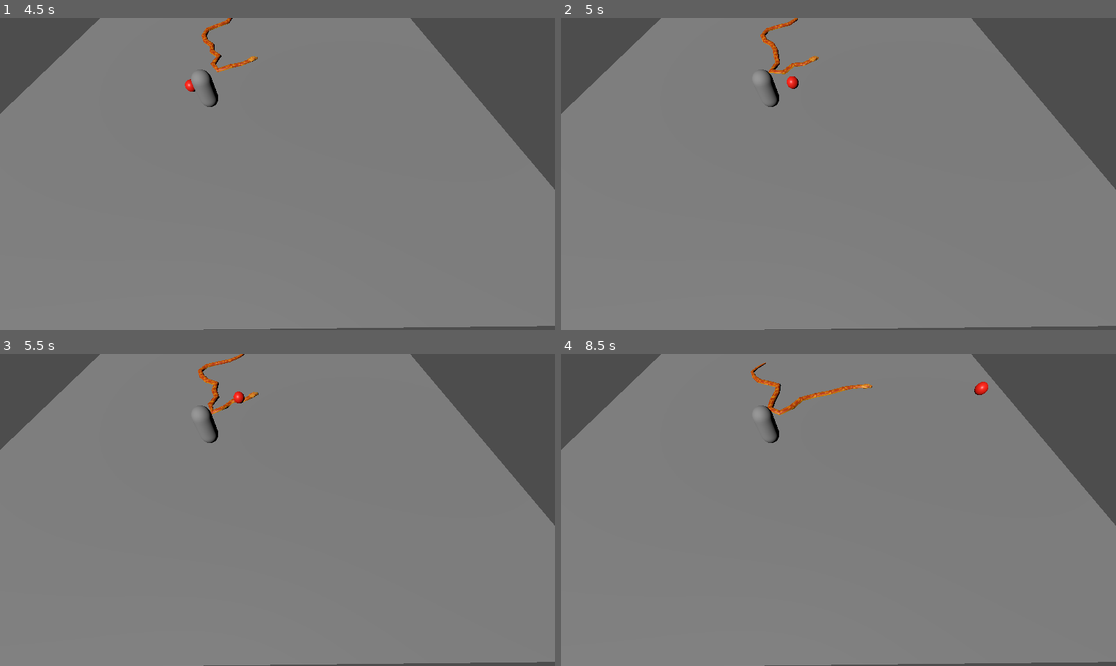
Above: before the commit, frames 1-4 (two rows, left to right).
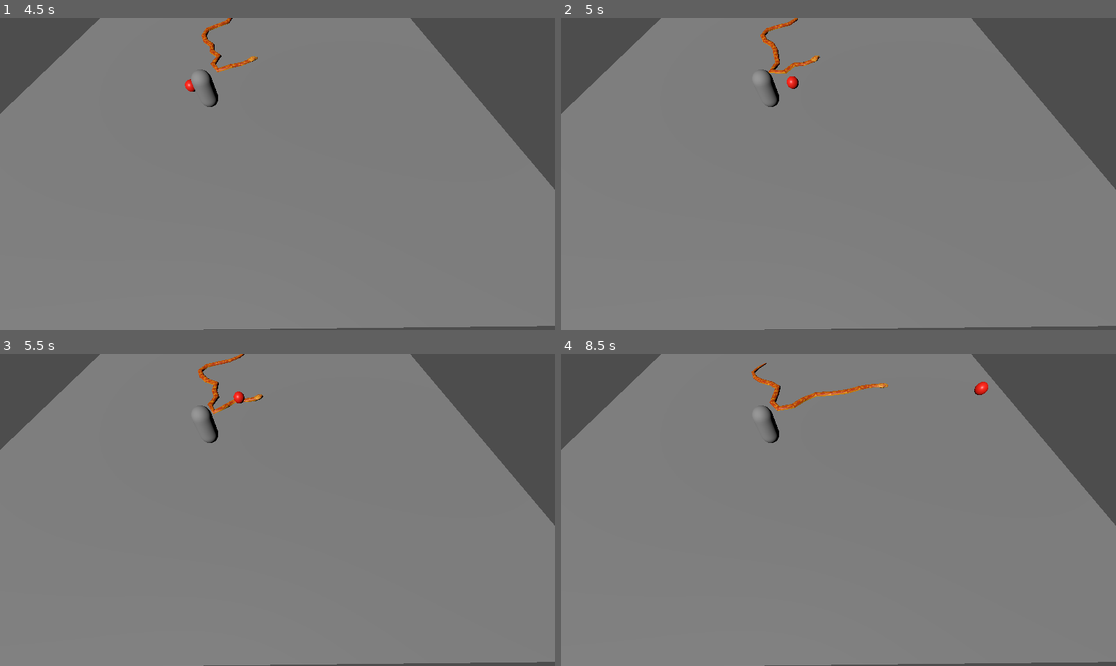
Above: after the commit, the same moments.

Repository: vrcdrafter/snake_run_3
Game: Godot game, scene res://test_arena.tscn
Two runs of this game, one before a commit and one after it. Both use one fixed random seed, a clock stepped at 60 frames per second and the inputs below.
Inputs:
- Up to frame 1 (4.5 s): hold W 0.53-2.03 s; hold A 2.03-3.53 s; hold S 3.53-4.28 s; hold D from 4.28 s (still down)
- Up to frame 2 (5 s): keep holding D
- Up to frame 3 (5.5 s): release D at 5.03 s; hold W from 5.03 s (still down)
- Up to frame 4 (8.5 s): release W at 5.78 s; hold D 5.78-8.03 s; hold S from 8.03 s (still down)

Frame 1 is identical in both runs. In frame 2, less than 0.1% of the frame differs, in the area x 36-47%, y 3-19%; in frame 3, 0.1%; in frame 4, 0.5%, in the area x 34-59%, y 2-20%.

Commit message:
added some ability for the head to go up so it doesnt tangle over itself

Diff:
--- a/snake-run-3/snake_bone_drive_test.gd
+++ b/snake-run-3/snake_bone_drive_test.gd
@@ -1,5 +1,15 @@
 extends PhysicalBone3D
 ## Test controller attached directly to each physical bone.
+
+const SELF_BODY_RAY_LENGTH := 0.9
+const SELF_BODY_RAY_SIDE_SPREAD := 0.16
+const SELF_BODY_NEAR_HEAD_DISTANCE := 0.85
+const SELF_BODY_PATH_LENGTH := 1.35
+const SELF_BODY_PATH_RADIUS := 0.55
+const SELF_BODY_LIFT_HEIGHT := 0.7
+const SELF_BODY_LIFT_HOLD_TIME := 0.7
+const SELF_BODY_LIFT_RISE_SPEED := 1.5
+const SELF_BODY_LIFT_DESCENT_SPEED := 0.8
 
 @export var target_path: NodePath = ^"../Target"
 @export_range(0.1, 8.0, 0.1) var head_speed := 3.6
@@ -31,12 +41,21 @@
 var _collision_shape: CollisionShape3D
 var _bone_index := 0
 var _bone_count := 0
+var _nearby_bone_rids: Array[RID] = []
+var _other_bones: Array[PhysicalBone3D] = []
 var _elapsed := 0.0
 var _last_heading := Vector3.FORWARD
+var _head_base_height := 0.0
+var _climb_hold_remaining := 0.0
+var _climb_offset := 0.0
 
 
 func is_bone_local_drive_test() -> bool:
 	return _head != null and _target != null
+
+
+func is_self_climbing() -> bool:
+	return _climb_offset > 0.01
 
 
 func _ready() -> void:
@@ -47,7 +66,6 @@
 		return
 
 	_owner_root = _simulator.get_parent().get_parent().get_parent() as Node3D
-	_bone_index = get_bone_id()
 	_target = _owner_root.get_node_or_null(target_path) as Node3D
 	if _target == null:
 		var scene_root := get_tree().current_scene
@@ -56,19 +74,36 @@
 	_collision_shape = get_node_or_null("CollisionShape3D") as CollisionShape3D
 	can_sleep = false
 
+	var physical_bones: Array[PhysicalBone3D] = []
 	for child in _simulator.get_children():
 		if child is PhysicalBone3D:
-			var other_bone := child as PhysicalBone3D
-			if other_bone.get_bone_id() == 0:
-				_head = other_bone
-			if other_bone.get_bone_id() == _bone_index - 1:
-				_previous_bone = other_bone
-			_bone_count += 1
+			physical_bones.append(child as PhysicalBone3D)
+
+	_bone_index = physical_bones.find(self)
+	_bone_count = physical_bones.size()
+	if not physical_bones.is_empty():
+		_head = physical_bones[0]
+	if _bone_index > 0:
+		_previous_bone = physical_bones[_bone_index - 1]
+	for index in physical_bones.size():
+		var other_bone := physical_bones[index]
+		if abs(index - _bone_index) <= 2:
+			_nearby_bone_rids.append(other_bone.get_rid())
+		else:
+			_other_bones.append(other_bone)
+
+	if _bone_index == 0:
+		_head_base_height = global_position.y
 
 	if _head == null:
 		push_error("SnakeBoneDriveTest: physical head bone was not found")
 		set_physics_process(false)
-	elif _target == null:
+		return
+	if _bone_index < 0:
+		push_error("SnakeBoneDriveTest: physical bone is missing from simulator child list")
+		set_physics_process(false)
+		return
+	if _target == null:
 		if _bone_index == 0:
 			push_warning("SnakeBoneDriveTest: target was not found; root controller will take over")
 		set_physics_process(false)
@@ -87,6 +122,9 @@
 		if target_distance > 0.0001:
 			_last_heading = to_target / target_distance
 
+	if _bone_index == 0:
+		_update_self_climb(delta)
+
 	var distance_to_move := maxf(target_distance - stop_radius, 0.0)
 	var drive_amount := clampf(distance_to_move / stop_fade_distance, 0.0, 1.0)
 	if _bone_index == 0:
@@ -95,7 +133,8 @@
 	var forward_guide := _last_heading
 	if _bone_index > 0 and _previous_bone != null:
 		forward_guide = _previous_bone.global_position - global_position
-		forward_guide.y = 0.0
+		if not bool(_head.call("is_self_climbing")):
+			forward_guide.y = 0.0
 		if forward_guide.length_squared() > 0.0001:
 			forward_guide = forward_guide.normalized()
 		else:
@@ -103,7 +142,10 @@
 
 	var phase := _elapsed * wave_frequency - float(_bone_index) * segment_spacing * wave_number
 	var desired_axis := forward_guide
-	if _bone_index > 0:
+	if _bone_index == 0 and _climb_offset > 0.01:
+		var climb_fraction := clampf(_climb_offset / SELF_BODY_LIFT_HEIGHT, 0.0, 1.0)
+		desired_axis = (forward_guide + Vector3.UP * 0.75 * climb_fraction).normalized()
+	elif _bone_index > 0:
 		var side := Vector3.UP.cross(forward_guide)
 		if side.length_squared() > 0.0001:
 			side = side.normalized()
@@ -118,10 +160,65 @@
 	var desired_speed := minf(head_speed, sqrt(2.0 * braking_acceleration * distance_to_move))
 	var desired_velocity := _last_heading * desired_speed
 	var head_velocity := linear_velocity
-	head_velocity.y = 0.0
+	var vertical_control_active := _climb_offset > 0.001 or global_position.y > _head_base_height + 0.03
+	if vertical_control_active:
+		var desired_height := _head_base_height + _climb_offset
+		var height_error := desired_height - global_position.y
+		desired_velocity.y = clampf(height_error * 3.0, -SELF_BODY_LIFT_DESCENT_SPEED, SELF_BODY_LIFT_RISE_SPEED)
+	else:
+		head_velocity.y = 0.0
 	var steering_acceleration := (desired_velocity - head_velocity) * head_steering_gain
 	steering_acceleration = steering_acceleration.limit_length(head_acceleration_limit)
+	if vertical_control_active:
+		steering_acceleration.y += float(ProjectSettings.get_setting("physics/3d/default_gravity"))
 	PhysicsServer3D.body_apply_central_force(get_rid(), steering_acceleration * mass)
+
+
+func _update_self_climb(delta: float) -> void:
+	if _is_other_body_ahead():
+		_climb_hold_remaining = SELF_BODY_LIFT_HOLD_TIME
+	else:
+		_climb_hold_remaining = maxf(_climb_hold_remaining - delta, 0.0)
+
+	var target_offset := SELF_BODY_LIFT_HEIGHT if _climb_hold_remaining > 0.0 else 0.0
+	var lift_speed := SELF_BODY_LIFT_RISE_SPEED if target_offset > _climb_offset else SELF_BODY_LIFT_DESCENT_SPEED
+	_climb_offset = move_toward(_climb_offset, target_offset, lift_speed * delta)
+
+
+func _is_other_body_ahead() -> bool:
+	for other_bone in _other_bones:
+		if not is_instance_valid(other_bone):
+			continue
+		var offset := other_bone.global_position - global_position
+		if offset.length_squared() <= SELF_BODY_NEAR_HEAD_DISTANCE * SELF_BODY_NEAR_HEAD_DISTANCE:
+			return true
+
+		var flat_offset := Vector3(offset.x, 0.0, offset.z)
+		var distance_ahead := flat_offset.dot(_last_heading)
+		if distance_ahead < 0.0 or distance_ahead > SELF_BODY_PATH_LENGTH:
+			continue
+		var lateral_offset := flat_offset - _last_heading * distance_ahead
+		lateral_offset.y = offset.y
+		if lateral_offset.length_squared() <= SELF_BODY_PATH_RADIUS * SELF_BODY_PATH_RADIUS:
+			return true
+
+	var side := Vector3.UP.cross(_last_heading)
+	if side.length_squared() < 0.0001:
+		return false
+	side = side.normalized()
+	var space_state := get_world_3d().direct_space_state
+	for side_offset in [-SELF_BODY_RAY_SIDE_SPREAD, 0.0, SELF_BODY_RAY_SIDE_SPREAD]:
+		var origin :Vector3 = global_position + Vector3.UP * 0.08 + side * side_offset + _last_heading * 0.12
+		var query := PhysicsRayQueryParameters3D.create(origin, origin + _last_heading * SELF_BODY_RAY_LENGTH)
+		query.exclude = _nearby_bone_rids
+		query.hit_from_inside = true
+		var hit := space_state.intersect_ray(query)
+		if hit.is_empty():
+			continue
+		var collider := hit.get("collider") as PhysicalBone3D
+		if collider != null and collider.get_parent() == _simulator:
+			return true
+	return false
 
 
 func _apply_segment_drive(forward_guide: Vector3, phase: float, drive_amount: float) -> void:
Not shown, added: snake-run-3/test_arena.tscn1722621510.tmp
